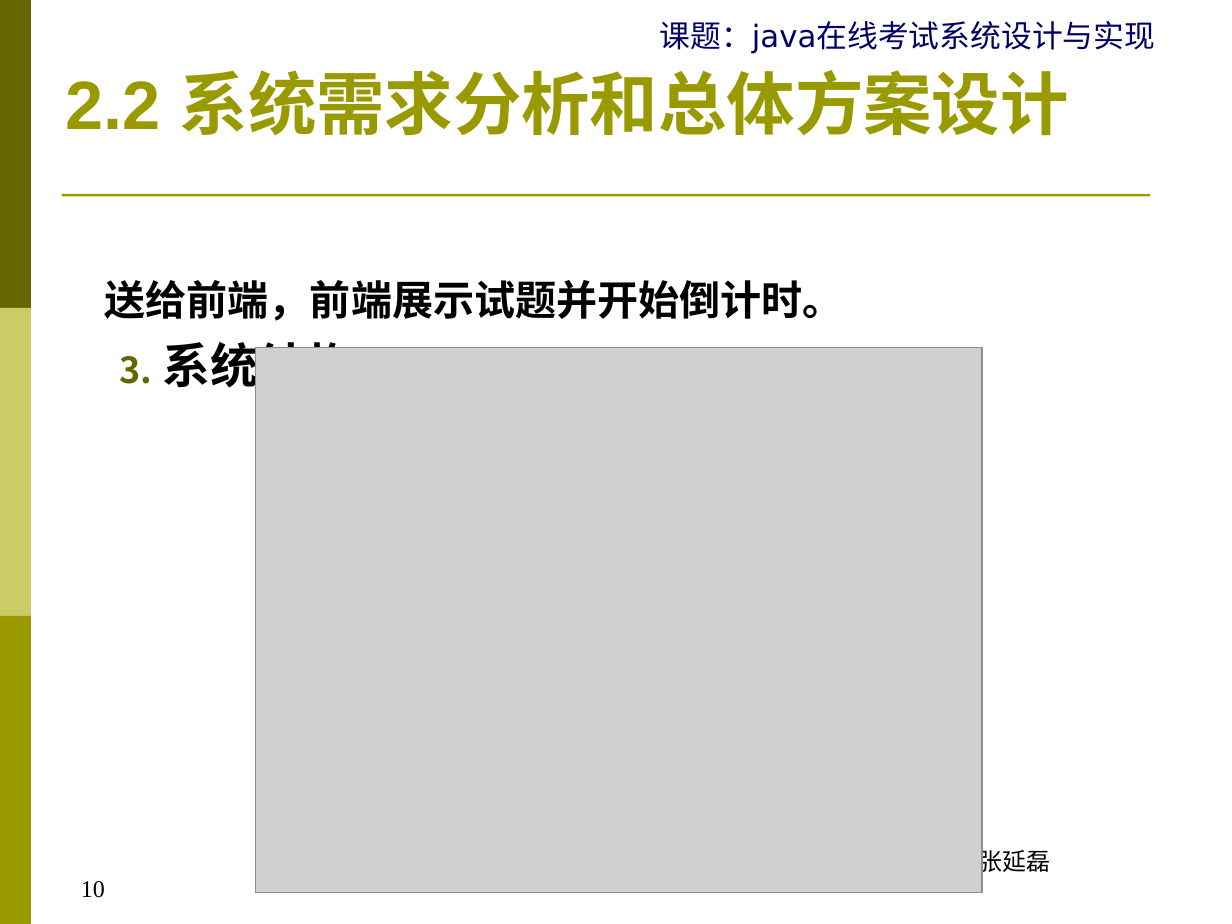
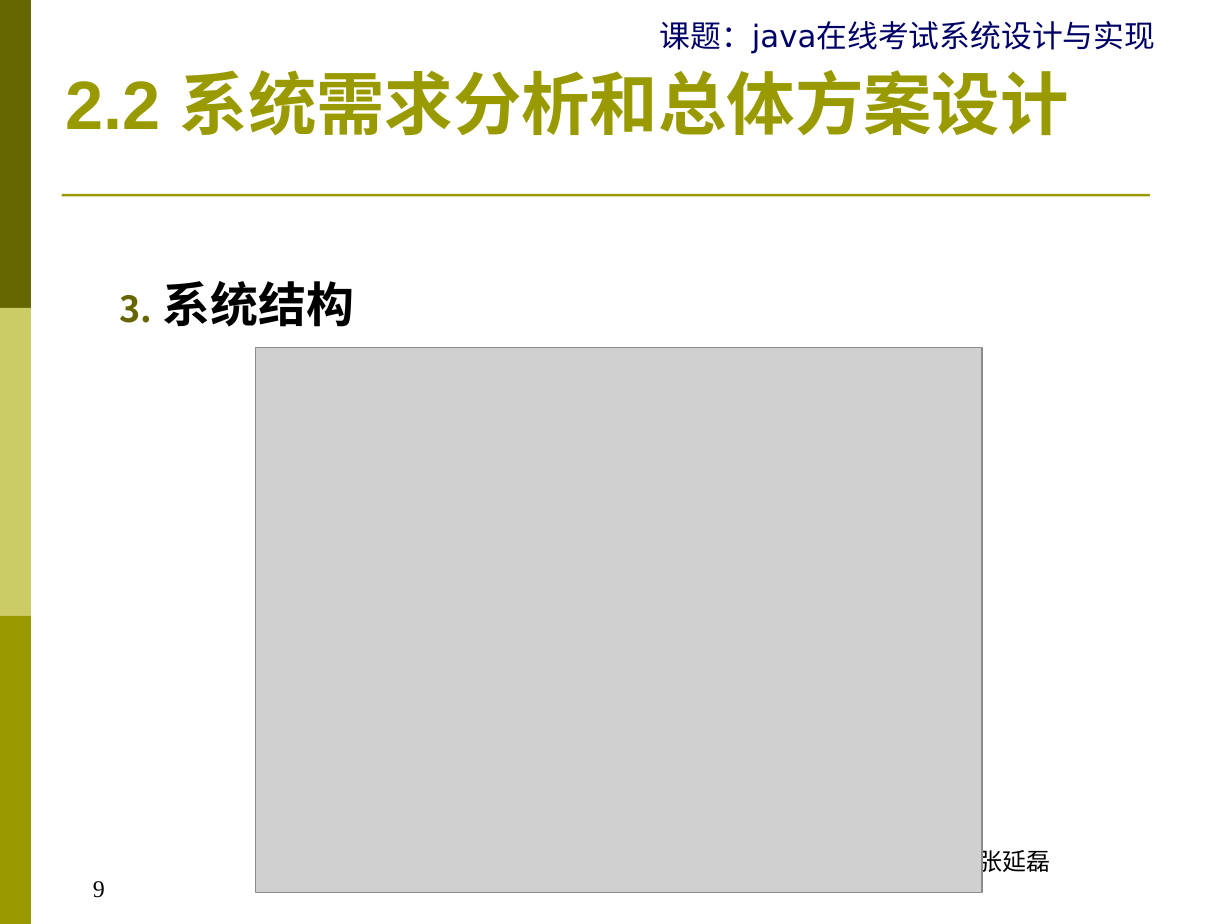
Before and after one commit to zhangylz/sudaonlineexambase, a slide deck: slide 9 of document/YB17270520059张延磊-Java在线考试系统设计与实现V1-20190508.ppt (slide 10 before the commit). Drawn at 1232x924 pixels with LibreOffice and Linux fonts; fonts in the diff are those of the drawing; grey boxes stand for pictures. Boxes give left, top, right and bottom in pixels: in the first picture for what was removed or moved away, otherwise in the second. Text is boxed around its words. In the diff, an @@ line names an element or a change of style, - is before the commit and + after.

```diff
--- a/document/YB17270520059张延磊-Java在线考试系统设计与实现V1-20190508.ppt
+++ b/document/YB17270520059张延磊-Java在线考试系统设计与实现V1-20190508.ppt
@@ text at bbox=[105, 280, 844, 321]: paragraph removed @@
-送给前端，前端展示试题并开始倒计时。
@@ page number at bbox=[93, 881, 105, 898]: text changed @@
-10
+9
```
Also in this commit, not shown: 16 other slides changed, 1 slide removed, 1 other file.
